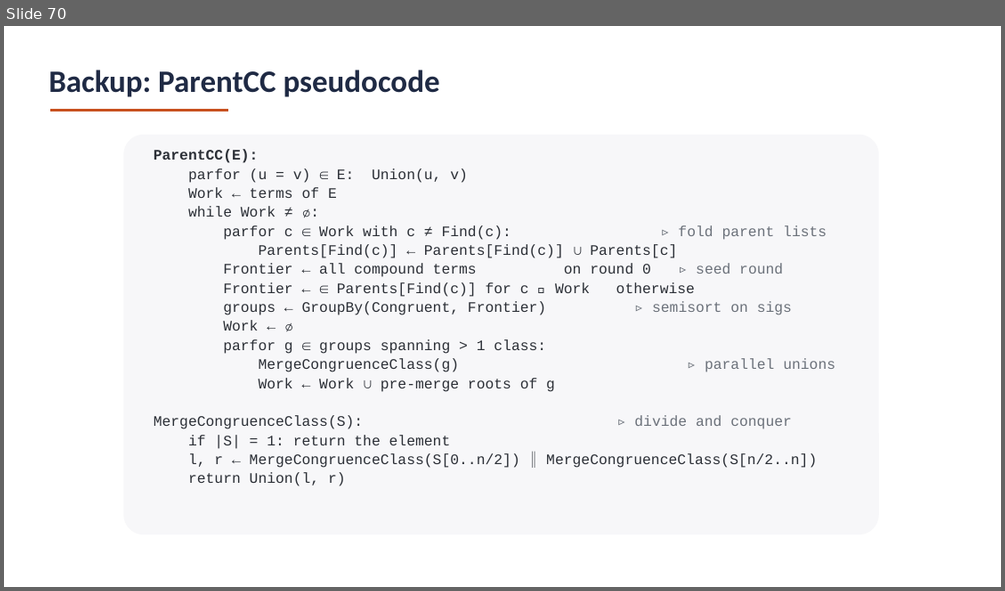
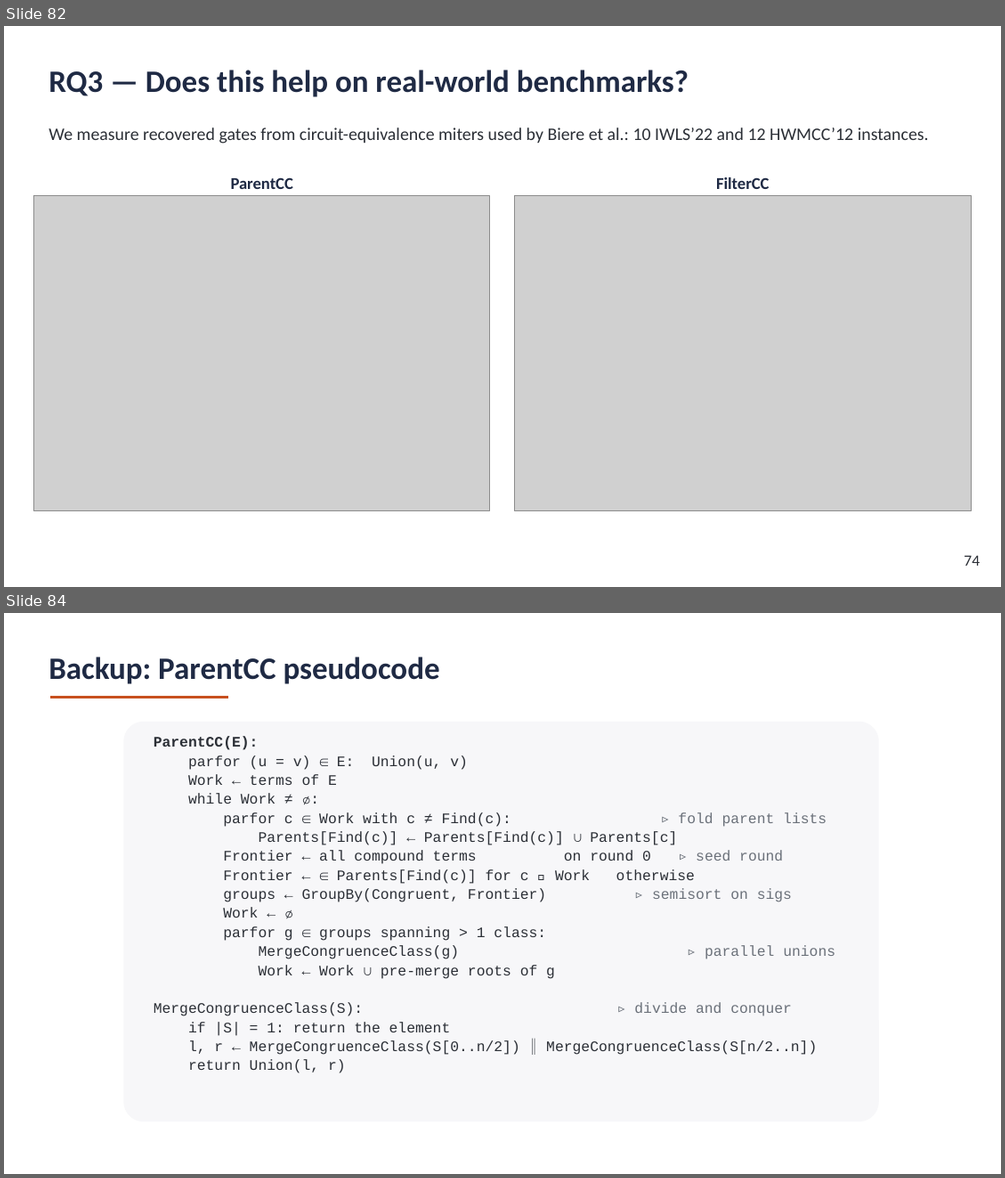
Before and after one commit to amarshah1/parallelcc-paper, a slide deck: slides/parallelcc-part1-version-2.pptx. Shown one above the other, each under a label of ours: slide 70 before the commit, slides 82 and 84 after it; the slides between them are not shown. The pictures are 1005x591 and 1005x1178 pixels, drawn with LibreOffice and Linux fonts; fonts in the diff are those of the drawing; grey boxes stand for pictures. Boxes give left, top, right and bottom in pixels: in the first picture for what was removed or moved away, otherwise in the second. Text is boxed around its words. In the diff, an @@ line names an element or a change of style, - is before the commit and + after.

```diff
--- a/slides/parallelcc-part1-version-2.pptx
+++ b/slides/parallelcc-part1-version-2.pptx
@@ slide 82 added at (x1=4, y1=26, x2=1001, y2=587), background #FFFFFF @@
@@ text added at (x1=48, y1=70, x2=688, y2=97), 30 pt, text #1F2A44, bold @@
+RQ3 — Does this help on real-world benchmarks?
@@ text added at (x1=48, y1=127, x2=929, y2=143), 17 pt, text #2B2F36 @@
+We measure recovered gates from circuit-equivalence miters used by Biere et al.: 10 IWLS’22 and 12 HWMCC’12 instances.
@@ text added at (x1=231, y1=177, x2=293, y2=189), 16 pt, text #1F2A44, bold @@
+ParentCC
@@ text added at (x1=716, y1=177, x2=769, y2=189), 16 pt, text #1F2A44, bold @@
+FilterCC
@@ picture added at (x1=34, y1=196, x2=490, y2=510) @@
@@ picture added at (x1=515, y1=196, x2=971, y2=510) @@
@@ text added at (x1=963, y1=555, x2=979, y2=565), 15 pt, text #2B2F36 @@
+74
@@ what was slide 70 is now slide 84 @@
```
Also in this commit, not shown: 2 slides changed, 14 other slides added, 1 slide removed.
